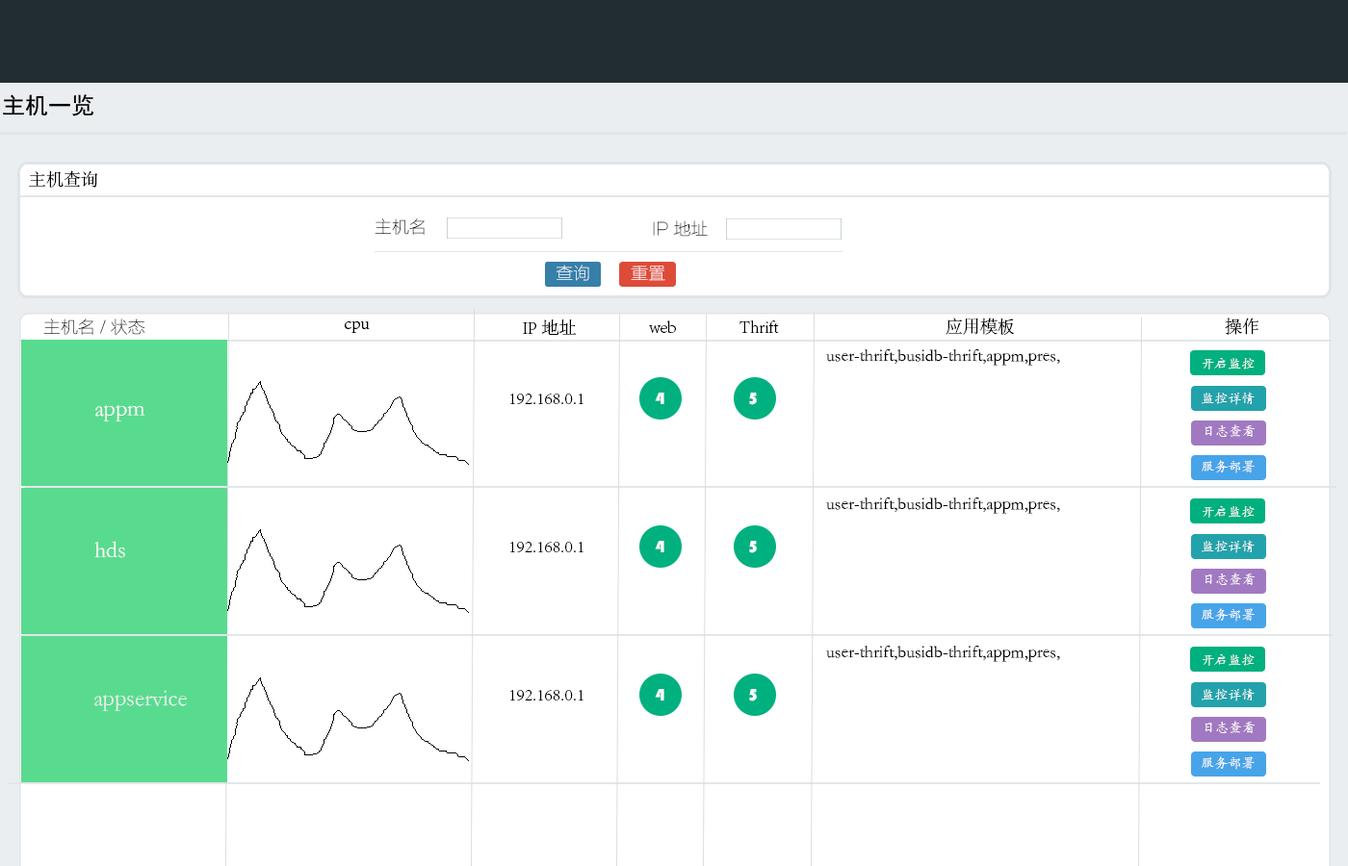
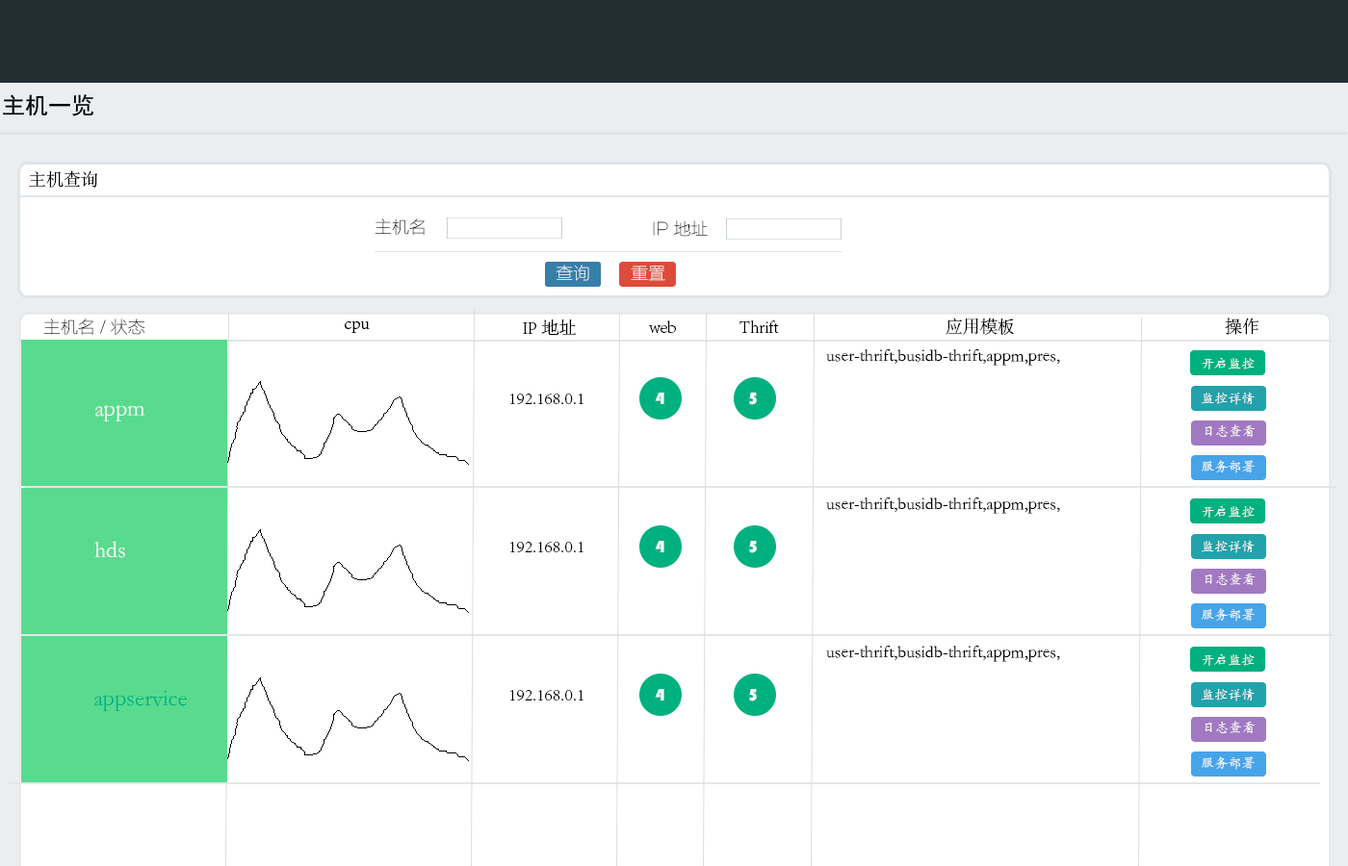
Two versions of the same layered image (1348x866). Layer-by-layer changes:
painted on "appservice" over (94, 690, 187, 712)
